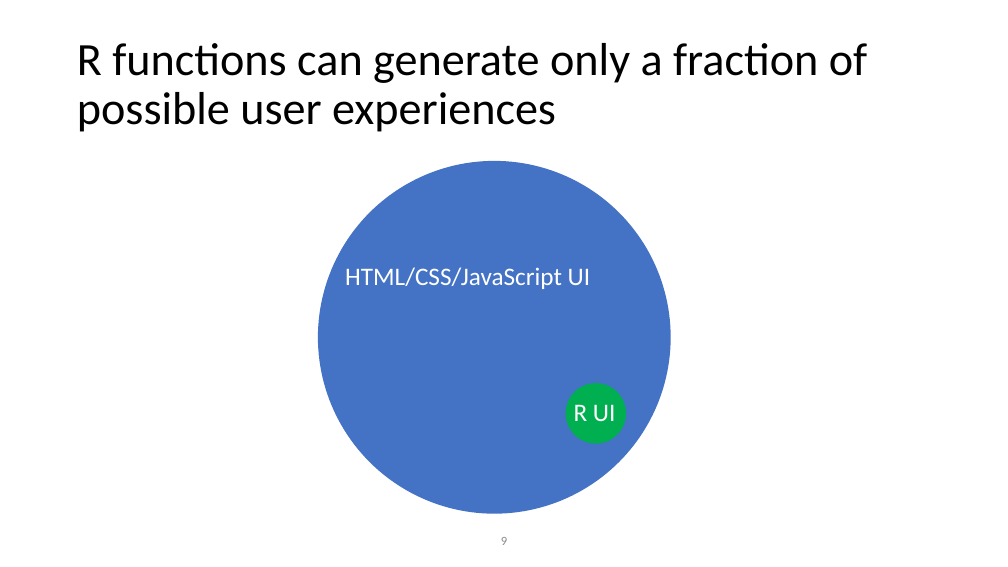
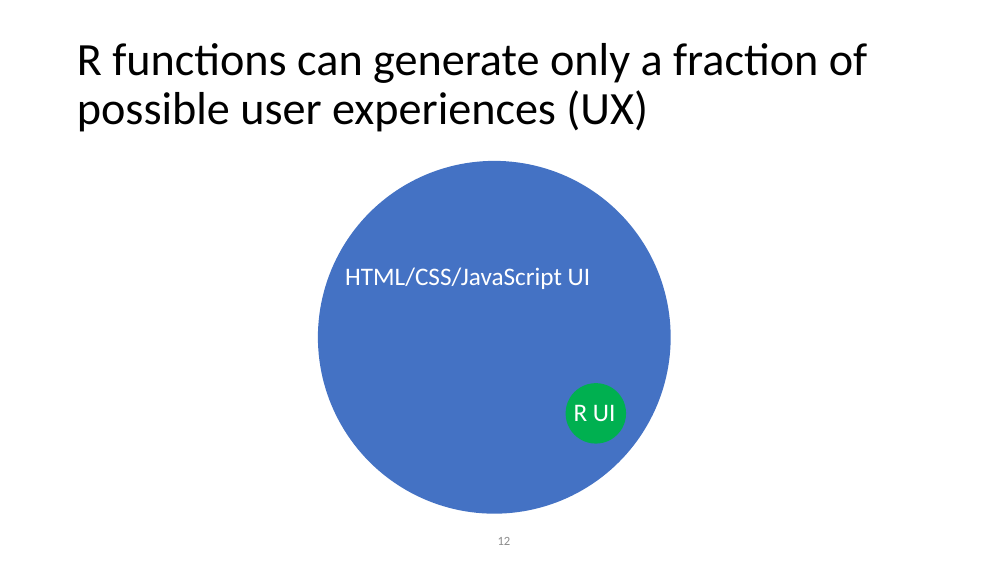
Before and after one commit to rdavidhall3/r-pharma-js-toolchain-2022, a slide deck: slide 12 of workshop/RPharma_2022_Hall_v2.pptx (slide 9 before the commit). Drawn at 1008x567 pixels with LibreOffice and Linux fonts; fonts in the diff are those of the drawing. Boxes give left, top, right and bottom in pixels: in the first picture for what was removed or moved away, otherwise in the second. Text is boxed around its words. In the diff, an @@ line names an element or a change of style, - is before the commit and + after.

```diff
--- a/workshop/RPharma_2022_Hall_v2.pptx
+++ b/workshop/RPharma_2022_Hall_v2.pptx
@@ title at <box>77,43,867,132</box>: text changed @@
-R functions can generate only a fraction of possible user experiences
+R functions can generate only a fraction of possible user experiences (UX)
@@ page number at <box>498,537,511,545</box>: text changed @@
-9
+12
```
Also in this commit, not shown: 8 other slides changed, 2 slides added, 1 slide removed.
